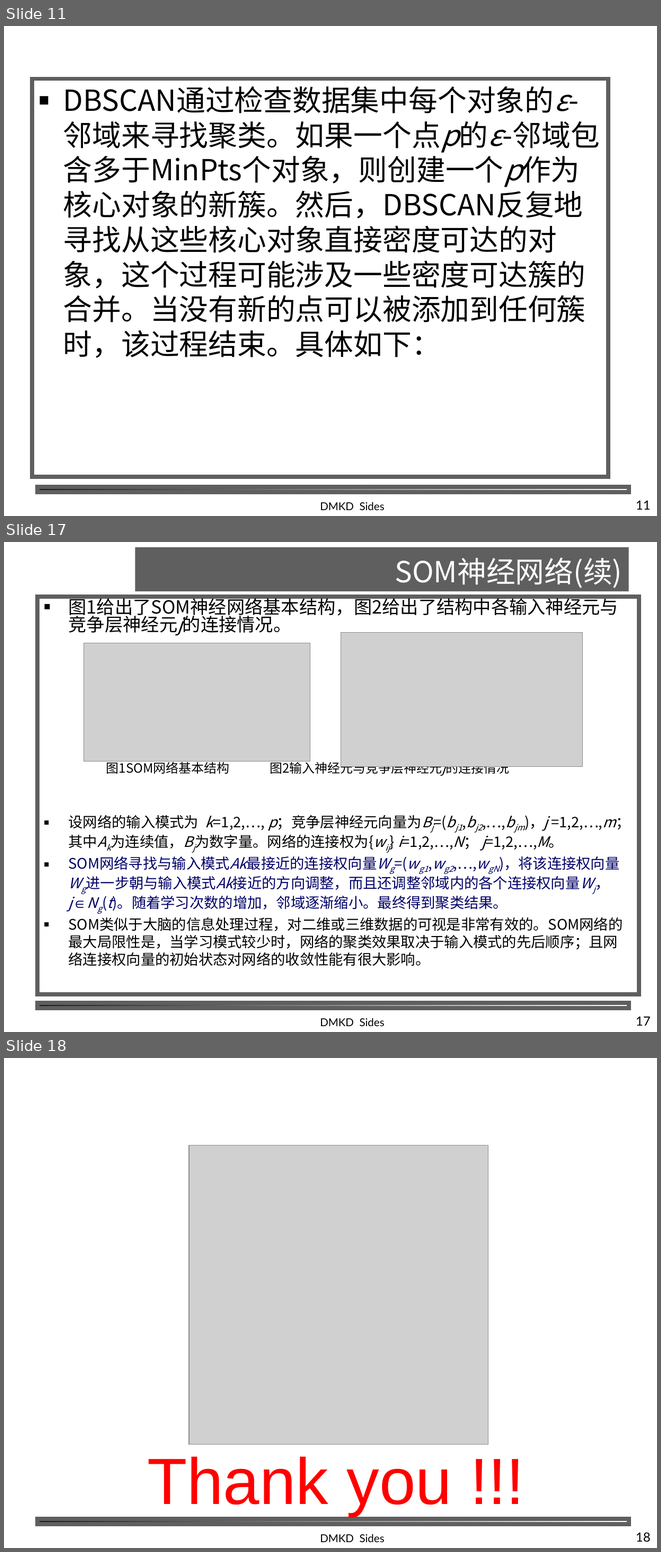
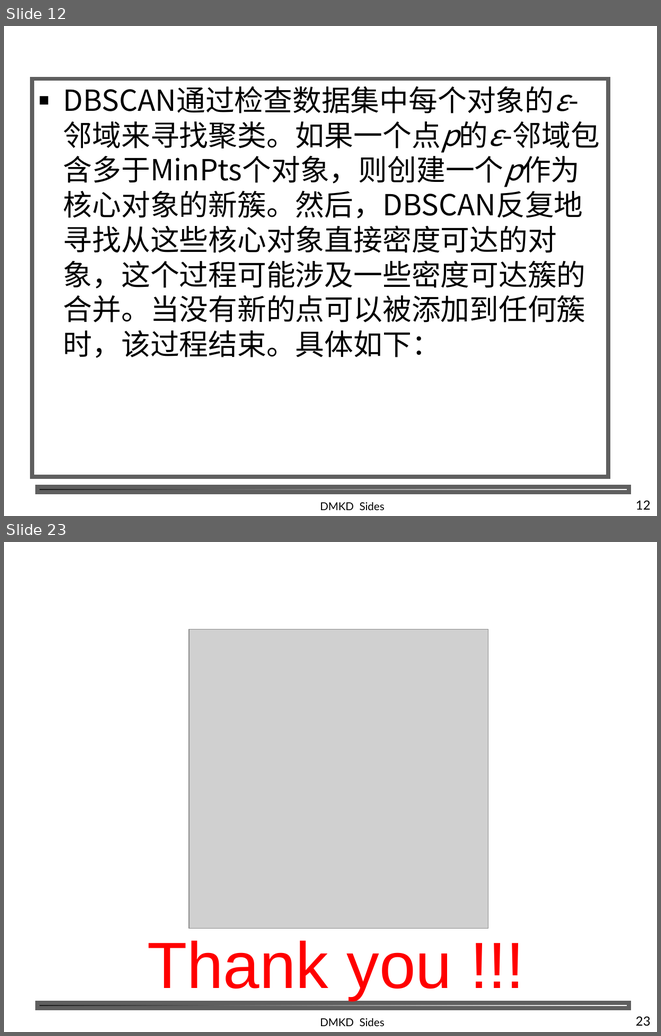
Before and after one commit to shfkuang/shfkuang.github.io, a slide deck: dm/ch5.4.ppt. Shown one above the other, each under a label of ours: slides 11, 17 and 18 before the commit, slides 12 and 23 after it; the slides between them are not shown. The pictures are 661x1552 and 661x1036 pixels, drawn with LibreOffice and Linux fonts; fonts in the diff are those of the drawing; grey boxes stand for pictures; background and template pictures are left out. Boxes give left, top, right and bottom in pixels: in the first picture for what was removed or moved away, otherwise in the second. Text is boxed around its words. In the diff, an @@ line names an element or a change of style, - is before the commit and + after.

```diff
--- a/dm/ch5.4.ppt
+++ b/dm/ch5.4.ppt
@@ slide 17 removed at [4, 542, 657, 1032], background #FFFFFF; not listed: 1 template element that a slide beside it also shows @@
@@ title removed at [135, 547, 629, 592] @@
-SOM神经网络(续)
@@ text removed at [37, 597, 639, 995] @@
-■ 图1给出了SOM神经网络基本结构，图2给出了结构中各输入神经元与竞争层神经元j的连接情况。
-图1SOM网络基本结构 图2输入神经元与竞争层神经元j的连接情况
-■ 设网络的输入模式为 k=1,2,…, p；竞争层神经元向量为Bj=(bj1,bj2,…,bjm)，j =1,2,…,m；其中Ak为连续值，Bj为数字量。网络的连接权为{wij} i=1,2,…,N； j=1,2,…,M。
-■ SOM网络寻找与输入模式Ak最接近的连接权向量Wg=(wg1,wg2,…,wgN)，将该连接权向量Wg进一步朝与输入模式Ak接近的方向调整，而且还调整邻域内的各个连接权向量Wj，j∈Ng(t)。随着学习次数的增加，邻域逐渐缩小。最终得到聚类结果。
-■ SOM类似于大脑的信息处理过程，对二维或三维数据的可视是非常有效的。SOM网络的最大局限性是，当学习模式较少时，网络的聚类效果取决于输入模式的先后顺序；且网络连接权向量的初始状态对网络的收敛性能有很大影响。
@@ picture removed at [341, 633, 583, 767] @@
@@ picture removed at [84, 643, 310, 761] @@
@@ text removed at [320, 1018, 385, 1026] @@
-DMKD Sides
@@ page number removed at [636, 1016, 651, 1025] @@
-17
@@ what was slide 11 is now slide 12 @@
@@ page number at [636, 500, 651, 509]: text changed @@
-11
+12
@@ what was slide 18 is now slide 23 @@
@@ page number at [636, 1016, 651, 1026]: text changed @@
-18
+23
```
Also in this commit, not shown: 2 slides changed, 9 slides added, 3 other slides removed, 2 other files.
